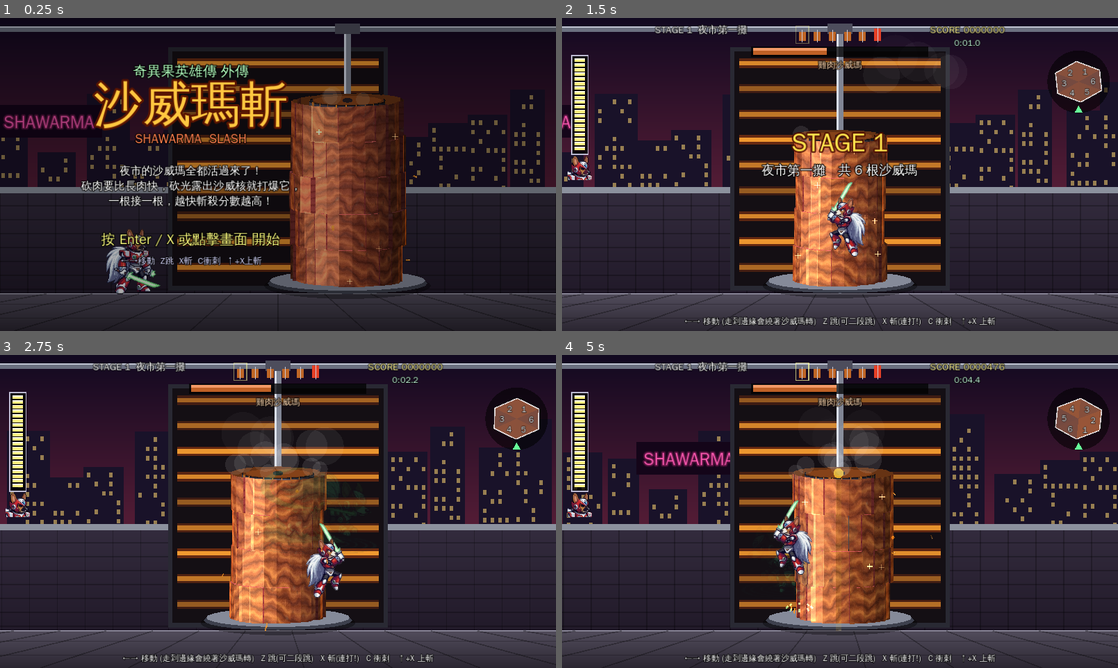
Above: before the commit, frames 1-4 (two rows, left to right).
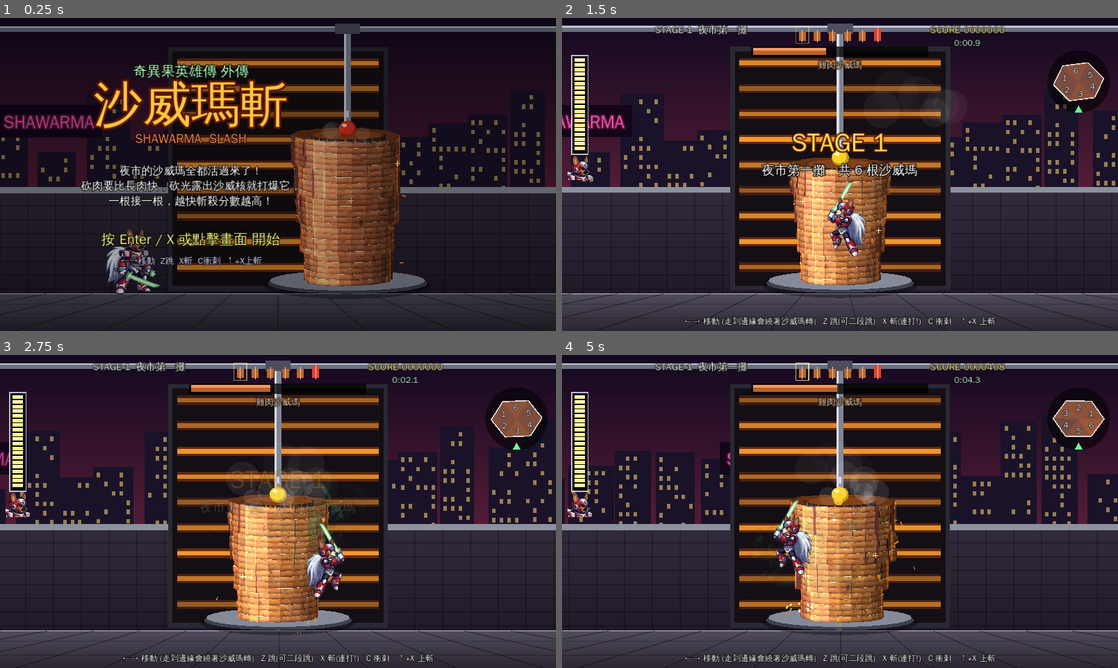
Above: after the commit, the same moments.

Repository: aa38aa38-oss/shawarma
Game: Godot game, scene res://main.tscn
Same seed, same stepped clock (60 frames per second), same inputs: the game is played once before the commit and once after it. Sound files missing from this copy of the repository are replaced by a short silence.
Inputs (mouse positions are in pixels of both pictures, inside the frame that each line leads up to):
- Up to frame 1 (0.25 s): no input
- Up to frame 2 (1.5 s): tap Enter (start) at 0.5, 0.8, 1.35 s; move the mouse to (962, 158) at 0.52 s; hold Right (move_right) 0.53-1.28 s; tap C (dash) at 0.6 s; click (962, 158) at 0.67 s; tap Z (jump) at 0.77, 1.07 s; move the mouse to (728, 190) at 1.27 s; hold Left (move_left) from 1.28 s (still down)
- Up to frame 3 (2.75 s): tap Z (jump) at 1.52, 1.55, 1.82 s; move the mouse to (333, 442) at 2.02 s; release Left (move_left) at 2.03 s; hold Right (move_right) from 2.03 s (still down); hold Z (jump) from 2.03 s (still down); tap C (dash) at 2.3 s
- Up to frame 4 (5 s): move the mouse to (812, 574) at 2.77 s; release Right (move_right) at 2.78 s; release Z (jump) at 2.78 s; hold Up (up) 2.78-3.53 s; tap X (attack) at 2.85 s; click (812, 574) at 2.92 s; tap Z (jump) at 3.02, 3.32, 4.52, 4.82 s; tap Enter (start) at 3.05, 4.35 s; move the mouse to (1006, 558) at 3.52 s; hold Z (jump) 3.53-4.28 s; hold Left (move_left) from 3.53 s (still down); tap C (dash) at 3.6, 4.55 s; move the mouse to (673, 464) at 4.27 s

The runs differ from the first frame. In frame 1, 7.2% of the frame differs, in the area x 52-75%, y 22-86%; in frame 2, 13%; in frame 3, 13%; in frame 4, 15%, in the area x 0-100%, y 2-92%.

Commit message:
沙威瑪變矮更好砍、光劍刀光重做、真實感薄肉片、背景跟著轉、開場故事
- 列高 62→50，空中斬範圍往上延伸、上斬更高，手機不用同時按▲也砍得到上面
- 光劍刀光改成新月形三層光 (光暈/綠色本體/白色刀芯) + 殘影 + 速度線 + 命中星形閃光，三段連斬各有不同軌跡
- 沙威瑪參考實拍：每列畫成 5 片凹凸不平的薄肉、上緣酥脆下緣陰影、蛋形輪廓、頂端插檸檬/番茄/辣椒，新的薄片貼圖
- 沙威瑪固定同一方向自轉；背景大樓、招牌、磁磚移動速度接近肉的表面，看起來整個場景一起轉
- 開場故事 4 格 (打字機文字，可跳過)；有 Gemini 圖就顯示圖，沒有就用遊戲畫面代替
- tools/gemini_art.py：用 Gemini API 生故事圖與肉貼圖 (開發時生成，金鑰不會進網頁版)

Co-Authored-By: Claude Opus 5.5 <noreply@anthropic.com>
Claude-Session: https://claude.ai/code/session_01FAFTkdLxboEmVjXREVHLLX

Diff:
--- a/game/scripts/main.gd
+++ b/game/scripts/main.gd
@@ -27,6 +27,14 @@
 	{"name": "沙威瑪工廠", "diff": 1.4, "queue": ["beef", "spicy", "beef", "chicken", "spicy", "beef", "spicy", "beef", "boss"]},
 ]
 
+## 開場故事 (圖片放 assets/story/story_1.png ~ story_4.png；沒有圖時用遊戲畫面代替)
+const STORY := [
+	"深夜的夜市，沙威瑪攤的烤爐突然發出奇怪的光……",
+	"烤肉柱裡的「沙威核」甦醒了！肉一直長、一直長，整條夜市快被沙威瑪淹沒了！",
+	"就在這時，吃貨柯基英雄——奇異果，穿上紅色戰甲、拔出光劍！",
+	"「砍得比長得快就對了！」　沙威瑪斬，開始！",
+]
+
 const ANIM_FALLBACK := {
 	"run": "idle", "fall": "jump", "jump": "idle", "slash2": "slash1", "slash3": "slash1", "slash1": "idle",
 	"upslash": "jump", "hurt": "idle", "win": "idle", "dash": "run", "die": "idle",
@@ -50,7 +58,10 @@
 var hud: Node2D
 var player_spr: Sprite2D
 
-var state := "title"      # title / play / clear / gameover / ending
+var state := "title"      # title / story / play / clear / gameover / ending
+var story_i := 0
+var story_chars := 0.0
+var story_imgs: Array = []
 var stage := 0
 var t := 0.0
 var state_t := 0.0
@@ -163,6 +174,9 @@
 	meat_tex = load("res://assets/shawarma/meat_surface.png")
 	raw_tex = load("res://assets/shawarma/meat_raw.png")
 	core_tex = load("res://assets/shawarma/core.png")
+	for i in STORY.size():
+		var path := "res://assets/story/story_%d.png" % (i + 1)
+		story_imgs.append(load(path) if ResourceLoader.exists(path) else null)
 	var f := FileAccess.open("res://assets/art.json", FileAccess.READ)
 	var data: Dictionary = JSON.parse_string(f.get_as_text())
 	var hero: Dictionary = data["hero"]
@@ -341,7 +355,32 @@
 				shaw.events.clear()
 				_meat_fx(dt)
 				if confirm:
+					story_i = 0
+					story_chars = 0.0
+					state = "story"
+					state_t = 0.0
+					if not bgm.playing:
+						bgm.play()
+			"story":
+				shaw.update(dt)
+				shaw.events.clear()
+				_meat_fx(dt)
+				shaw.core_phase = story_i == 1
+				story_chars += dt * 26.0
+				var txt: String = STORY[story_i]
+				if Input.is_action_just_pressed("dash"):
+					shaw.core_phase = false
 					_start_game()
+				elif confirm and state_t > 0.2:
+					if story_chars < txt.length():
+						story_chars = txt.length()
+					else:
+						story_i += 1
+						story_chars = 0.0
+						state_t = 0.0
+						if story_i >= STORY.size():
+							shaw.core_phase = false
+							_start_game()
 			"play":
 				stage_time += dt
 				_update_play(dt)
@@ -630,29 +669,46 @@
 	p_up_slash = Input.is_action_pressed("up")
 	var big := p_combo == 3
 	var rect: Rect2
+	var f := float(p_face)
+	var mid := p_pos + Vector2(f * 30.0, -75.0)
 	if p_up_slash:
-		rect = Rect2(p_pos.x - 60, p_pos.y - 235, 120, 180)
-		arcs.append({"c": p_pos + Vector2(0, -120), "r": 72.0, "a0": PI + 0.25, "a1": TAU - 0.25, "life": 0.18, "big": big})
+		# 升龍斬：從身體前下方往頭上劃一大圈
+		rect = Rect2(p_pos.x - 70, p_pos.y - 280, 140, 240)
+		_slash_fx(p_pos + Vector2(f * 10.0, -130.0), 95.0, PI * 0.9 if p_face > 0 else PI * 0.1, PI * 1.2 * f, 26.0, 0.22)
+	elif not p_floor:
+		# 空中斬：範圍往上延伸，跳起來就砍得到上面的肉
+		var w := 170.0 if big else 140.0
+		var x0 := p_pos.x - 25.0 if p_face > 0 else p_pos.x + 25.0 - w
+		rect = Rect2(x0, p_pos.y - 225.0, w, 235.0)
+		_slash_fx(mid + Vector2(f * 5.0, -25.0), 110.0 if big else 95.0, -PI * 0.5 - f * 0.9 if p_face > 0 else -PI * 0.5 + 0.9, 3.4 * f, 30.0 if big else 24.0, 0.2)
+	elif big:
+		# 第 3 段：迴旋大斬
+		rect = Rect2(p_pos.x - 150.0, p_pos.y - 190.0, 300.0, 195.0)
+		_slash_fx(p_pos + Vector2(0, -80.0), 115.0, -PI * 0.5, TAU * 0.95 * f, 34.0, 0.26)
+		flash_screen = maxf(flash_screen, 0.05)
 	else:
-		var w := 160.0 if big else 125.0
-		var h := 145.0 if big else 112.0
-		var x0 := p_pos.x - 15.0 if p_face > 0 else p_pos.x + 15.0 - w
-		rect = Rect2(x0, p_pos.y - h - 4.0, w, h)
-		var c := p_pos + Vector2(p_face * 25.0, -60.0)
-		var r := 85.0 if big else 64.0
-		if p_face > 0:
-			arcs.append({"c": c, "r": r, "a0": -1.4, "a1": 1.2, "life": 0.16, "big": big})
+		var w := 135.0
+		var x0 := p_pos.x - 20.0 if p_face > 0 else p_pos.x + 20.0 - w
+		rect = Rect2(x0, p_pos.y - 158.0, w, 160.0)
+		if p_combo == 1:
+			# 第 1 段：由上往下斜劈
+			_slash_fx(mid, 88.0, -PI * 0.5 - 0.5 * f if p_face > 0 else -PI * 0.5 + 0.5, 2.9 * f, 24.0, 0.18)
 		else:
-			arcs.append({"c": c, "r": r, "a0": PI - 1.2, "a1": PI + 1.4, "life": 0.16, "big": big})
+			# 第 2 段：由下往上反手掃
+			_slash_fx(mid + Vector2(0, -6), 84.0, PI * 0.5 + 0.2 if p_face > 0 else PI * 0.5 - 0.2, -2.9 * f, 22.0, 0.18)
 	_play("slash", -6.0, 0.85 if big else randf_range(1.0, 1.2))
 	if shaw == null or shaw_state != "fight":
 		return
 	var dmg := SLASH_DMG * (1.8 if big else 1.0)
 	var hits: Array = shaw.hit(rect, dmg, phi)
 	var removed := 0.0
+	var n_imp := 0
 	for h in hits:
 		var cc: Vector2 = h[0]
 		removed += float(h[1])
+		if n_imp < 3:
+			n_imp += 1
+			_particle("impact", cc + Vector2(randf_range(-8, 8), randf_range(-8, 8)), Vector2.ZERO, Color.WHITE, 26.0 if big else 18.0, 0.16)
 		# 肉汁噴出 + 肉塊飛出
 		for k in 2:
 			_particle("juice", cc, Vector2(randf_range(-90, 90) + p_face * 120.0, randf_range(-300, -60)), Color(0.78, 0.45, 0.1, 0.9), randf_range(2.0, 3.5), randf_range(0.4, 0.7))
@@ -675,6 +731,7 @@
 		combo_t = 1.2
 		_play("core", -2.0, randf_range(0.9, 1.1))
 		var hp := rect.intersection(shaw.core_rect()).get_center()
+		_particle("impact", hp, Vector2.ZERO, Color.WHITE, 34.0, 0.2)
 		for k in 10:
 			_particle("spark", hp, Vector2(randf_range(-260, 260), randf_range(-260, 100)), Color(1, 0.9, 0.4), 3.0, 0.35)
 		if shaw.core_hp <= 0:
@@ -713,7 +770,7 @@
 		if shaw.meat[i] < 15.0:
 			continue
 		var y := shaw.row_y(r) + randf() * ROW_H
-		var p := Vector2(shaw.cx + side * shaw.radius(shaw.meat[i]), y)
+		var p := Vector2(shaw.cx + side * shaw.radius(shaw.meat[i], r), y)
 		_particle("juice", p, Vector2(side * randf_range(60, 200), randf_range(-150, 10)), Color(0.8, 0.48, 0.12, 0.85), randf_range(1.6, 2.8), randf_range(0.4, 0.8))
 	# 蒸氣
 	steam_t -= dt
@@ -729,7 +786,7 @@
 		var a := shaw.col_angle(c, phi) + STEP * 0.5
 		if cos(a) < 0.1:
 			continue
-		var p := shaw.pp(shaw.radius(shaw.meat[c * shaw.nrow + r]), a, shaw.row_y(r) + ROW_H * 0.5)
+		var p := shaw.pp(shaw.radius(shaw.meat[c * shaw.nrow + r], r), a, shaw.row_y(r) + ROW_H * 0.5)
 		match String(e[0]):
 			"sprout":
 				# 肉芽冒出來：噗滋
@@ -755,6 +812,8 @@
 			p["s"] = float(p["s"]) + dt * 18.0
 		elif k == "chunk":
 			g = 1000.0
+		elif k == "impact":
+			g = 0.0
 		p["v"] = Vector2(p["v"]) + Vector2(0, g * dt)
 		p["p"] = Vector2(p["p"]) + Vector2(p["v"]) * dt
 		p["rot"] = float(p["rot"]) + float(p["vr"]) * dt
@@ -851,6 +910,14 @@
 
 const QUAD_IDX := [0, 1, 2, 0, 2, 3]
 
+
+## 上下兩種顏色的貼圖四邊形 (做出每片肉上亮下暗)
+func _quad_tex2(ci: CanvasItem, pts: Array, ct: Color, cb: Color, u0: float, u1: float, v0: float, v1: float, tex: Texture2D) -> void:
+	RenderingServer.canvas_item_add_triangle_array(ci.get_canvas_item(), PackedInt32Array(QUAD_IDX), PackedVector2Array(pts),
+		PackedColorArray([ct, ct, cb, cb]), PackedVector2Array([Vector2(u0, v0), Vector2(u1, v0), Vector2(u1, v1), Vector2(u0, v1)]),
+		PackedInt32Array(), PackedFloat32Array(), tex.get_rid())
+
+
 ## 貼圖四邊形。注意：draw_primitive 在 Godot 4.3 連續呼叫時會沿用第一張貼圖，所以直接用 RenderingServer
 func _quad_tex(ci: CanvasItem, pts: Array, col: Color, u0: float, u1: float, v0: float, v1: float, tex: Texture2D) -> void:
 	RenderingServer.canvas_item_add_triangle_array(ci.get_canvas_item(), PackedInt32Array(QUAD_IDX), PackedVector2Array(pts),
@@ -883,7 +950,7 @@
 func _draw_bg(ci: CanvasItem) -> void:
 	_quad_grad(ci, Vector2(-20, -20), Vector2(W + 20, -20), Vector2(W + 20, 330), Vector2(-20, 330), Color(0.05, 0.03, 0.12), Color(0.36, 0.12, 0.22))
 	var span := 26 * 74.0
-	var off := fposmod(-phi * 70.0, span)
+	var off := fposmod(-phi * 115.0, span)
 	for b in buildings:
 		var x := fposmod(float(b["x"]) + off, span) - 80.0
 		if x > W + 20:
@@ -898,13 +965,13 @@
 				rs = (rs * 1103515245 + 12345) & 0x7fffffff
 				if rs % 5 < 2:
 					ci.draw_rect(Rect2(wx, wy, 6, 8), Color(1.0, 0.85, 0.45, 0.55))
-	var nx := fposmod(220.0 - phi * 110.0, 1400.0) - 220.0
+	var nx := fposmod(220.0 - phi * 130.0, 1400.0) - 220.0
 	var glow := 0.75 + 0.25 * sin(t * 9.0) * (1.0 if fmod(t, 4.0) < 3.6 else 0.0)
 	ci.draw_rect(Rect2(nx - 6, 150, 182, 56), Color(0.08, 0.02, 0.1))
 	_text(ci, "SHAWARMA", nx + 85, 190, 30, Color(1.0, 0.35, 0.7, glow), 10, Color(1.0, 0.2, 0.6, 0.25 * glow))
 	var wall_top := 300.0
 	_quad_grad(ci, Vector2(-20, wall_top), Vector2(W + 20, wall_top), Vector2(W + 20, FLOOR_Y), Vector2(-20, FLOOR_Y), Color(0.2, 0.17, 0.24), Color(0.13, 0.1, 0.16))
-	var toff := fposmod(-phi * 120.0, 48.0)
+	var toff := fposmod(-phi * 140.0, 48.0)
 	for x in range(-48, int(W) + 48, 48):
 		ci.draw_line(Vector2(x + toff, wall_top), Vector2(x + toff, FLOOR_Y), Color(0, 0, 0, 0.25), 2)
 	for y in range(int(wall_top), int(FLOOR_Y), 24):
@@ -964,7 +1031,22 @@
 		var r0 := s.cell_radius(c * s.nrow)
 		ci.draw_primitive(PackedVector2Array([capc, s.pp(r0, a0, s.top), s.pp(r0, a0 + STEP, s.top)]), capcol, PackedVector2Array())
 	_ellipse(ci, capc, s.r_core * 0.9, s.r_core * 0.9 * Shawarma.ELL, Color(0.52, 0.26, 0.1))
-	_ellipse(ci, capc, 9, 4, Color(0.15, 0.12, 0.14))
+	# 頂端插一顆檸檬 / 番茄 / 辣椒 (真的沙威瑪攤會這樣放)
+	var top_col := Color(1.0, 0.82, 0.15)
+	if s.kind == "beef":
+		top_col = Color(0.9, 0.2, 0.12)
+	elif s.kind == "spicy":
+		top_col = Color(0.95, 0.1, 0.05)
+	var tr := 20.0 if s.is_boss else 15.0
+	var tp := capc + Vector2(0, -tr + 4)
+	if s.kind == "spicy":
+		_ellipse(ci, tp + Vector2(0, -4), 7, tr + 2, top_col)
+		ci.draw_line(tp + Vector2(0, -tr - 4), tp + Vector2(4, -tr - 12), Color(0.2, 0.6, 0.15), 4)
+	else:
+		_ellipse(ci, tp, tr, tr * 0.92, top_col.darkened(0.25))
+		_ellipse(ci, tp + Vector2(-1.5, -1.5), tr - 2.5, tr * 0.92 - 2.5, top_col)
+		_ellipse(ci, tp + Vector2(-tr * 0.35, -tr * 0.4), tr * 0.28, tr * 0.2, Color(1, 1, 0.9, 0.85))
+	ci.draw_rect(Rect2(cx - 3, tp.y - tr - 16, 6, 12), Color(0.8, 0.82, 0.88))
 
 	var pulse := 0.5 + 0.5 * sin(t * (10.0 if s.core_phase else 3.0))
 	var vtot := 6.0 * ROW_H   # 貼圖高度代表 6 列
@@ -1022,11 +1104,34 @@
 			var rn := s.cell_radius(nc * s.nrow + r)
 			if rn < rad - 0.5:
 				_quad_tex(ci, [s.pp(rn, sa, yt), s.pp(rad, sa, yt), s.pp(rad, sa, yb), s.pp(rn, sa, yb)], Color(light * 0.75, light * 0.6, light * 0.6), u0, u0 + 0.01, v0, v1, raw_tex)
-			# 正面：烤肉貼圖 + 生肉疊上去
-			var front := [s.pp(rad, a0, yt), s.pp(rad, a1, yt), s.pp(rad, a1, yb), s.pp(rad, a0, yb)]
-			_quad_tex(ci, front, col, u0, u1, v0, v1, meat_tex)
-			if raw_a > 0.03:
-				_quad_tex(ci, front, raw_col, u0, u1, v0, v1, raw_tex)
+			# 正面：一片一片疊起來的薄肉，邊緣凹凸不平 (參考真的沙威瑪)
+			var c1 := (c + 1) % NCOL
+			var shh := ROW_H / Shawarma.SLICES
+			var jag_amp := 7.0 * clampf(tt * 1.5, 0.2, 1.0)
+			var prev0 := 0.0
+			var prev1 := 0.0
+			for k in Shawarma.SLICES:
+				var kk := r * Shawarma.SLICES + k
+				var j0 := s.slice_jag(c, kk)
+				var j1 := s.slice_jag(c1, kk)
+				var r0 := rad + j0 * jag_amp
+				var r1 := rad + j1 * jag_amp
+				var ys := yt + k * shh
+				var ye := ys + shh
+				var vs := v0 + (v1 - v0) * k / Shawarma.SLICES
+				var ve := vs + (v1 - v0) / Shawarma.SLICES
+				var br := 1.0 + (j0 + j1) * 0.18
+				var ctop := Color(col.r * br * 1.18, col.g * br * 1.12, col.b * br * 1.0)   # 上緣烤得酥脆金黃
+				var cbot := Color(col.r * br * 0.62, col.g * br * 0.55, col.b * br * 0.5)  # 下緣是片與片之間的陰影
+				# 這片比上一片凸出來 → 看得到它的頂面
+				if k > 0 and (r0 > prev0 + 1.0 or r1 > prev1 + 1.0):
+					_quad(ci, [s.pp(minf(prev0, r0), a0, ys), s.pp(minf(prev1, r1), a1, ys), s.pp(r1, a1, ys), s.pp(r0, a0, ys)], ctop.lightened(0.12))
+				var sl := [s.pp(r0, a0, ys), s.pp(r1, a1, ys), s.pp(r1, a1, ye), s.pp(r0, a0, ye)]
+				_quad_tex2(ci, sl, ctop, cbot, u0, u1, vs, ve, meat_tex)
+				if raw_a > 0.03:
+					_quad_tex2(ci, sl, Color(light * 1.05, light, light, raw_a), Color(light * 0.7, light * 0.6, light * 0.6, raw_a), u0, u1, vs, ve, raw_tex)
+				prev0 = r0
+				prev1 = r1
 			if cm > 0.3:
 				# 生肉表面冒泡泡 (長肉中)
 				if s.fresh[i] > 0.25:
@@ -1174,12 +1279,77 @@
 		_text(ci, String(p["s"]), Vector2(p["p"]).x, Vector2(p["p"]).y, int(p["size"]), c, 5, Color(0, 0, 0, 0.8 * a))
 
 
+## 光劍刀光：粗的新月形，快速劃開再淡出 (三層：外光暈 / 綠色本體 / 白色刀芯)
+func _slash_fx(c: Vector2, r: float, a0: float, sweep: float, w: float, life: float) -> void:
+	life *= 1.3
+	w *= 1.35
+	arcs.append({"c": c, "r": r, "a0": a0, "sweep": sweep, "w": w, "life": life, "max": life, "echo": 0.0})
+	# 殘影：稍微落後、大一點、比較淡
+	arcs.append({"c": c, "r": r * 1.12, "a0": a0 - sweep * 0.08, "sweep": sweep, "w": w * 0.7, "life": life * 1.25, "max": life * 1.25, "echo": 1.0})
+
+
+func _draw_crescent(ci: CanvasItem, a: Dictionary) -> void:
+	var p := 1.0 - float(a["life"]) / float(a["max"])
+	var reveal := 1.0 - pow(1.0 - clampf(p / 0.4, 0.0, 1.0), 3.0)
+	var fade := 1.0 if p < 0.4 else clampf((1.0 - p) / 0.6, 0.0, 1.0)
+	var tail := maxf(0.0, reveal - 0.95)
+	var c: Vector2 = a["c"]
+	var r := float(a["r"]) * (1.0 + 0.08 * p)
+	var a0 := float(a["a0"])
+	var sweep := float(a["sweep"])
+	var w := float(a["w"])
+	var n := 26
+	for layer in 3:
+		var ws: float = [2.6, 1.15, 0.42][layer]
+		var base: Color = [Color(0.1, 0.9, 0.35, 0.55), Color(0.4, 1.0, 0.5, 1.0), Color(1, 1, 1, 1)][layer]
+		if float(a.get("echo", 0.0)) > 0.0:
+			base.a *= 0.35
+		var pts := PackedVector2Array()
+		var cols := PackedColorArray()
+		var idx := PackedInt32Array()
+		for k in n + 1:
+			var u := float(k) / n
+			var tu := lerpf(tail, reveal, u)
+			var ang := a0 + sweep * tu
+			var th := w * ws * pow(u, 0.6) * (1.0 - pow(u, 10.0) * 0.6)
+			var d := Vector2(cos(ang), sin(ang))
+			# 新月：外緣在半徑上，內緣往圓心縮 → 中間最粗
+			pts.append(c + d * (r + th * 0.35))
+			pts.append(c + d * (r - th * 0.65))
+			var col := base
+			col.a *= fade * pow(u, 0.8)
+			cols.append(col)
+			cols.append(col)
+			if k > 0:
+				var i := k * 2
+				idx.append_array([i - 2, i - 1, i, i - 1, i + 1, i])
+		RenderingServer.canvas_item_add_triangle_array(ci.get_canvas_item(), idx, pts, cols)
+	# 刀尖的速度線
+	if p < 0.5:
+		var ang := a0 + sweep * reveal
+		var d := Vector2(cos(ang), sin(ang))
+		var tg := Vector2(-d.y, d.x) * signf(sweep)
+		for j in 3:
+			var o := c + d * (r + (j - 1) * w * 0.4)
+			ci.draw_line(o, o - tg * (30.0 + j * 12.0) * (1.0 - p * 2.0), Color(0.8, 1.0, 0.85, 0.7 * (1.0 - p * 2.0)), 2.0)
+
+
 func _draw_fx_add(ci: CanvasItem) -> void:
 	for a in arcs:
-		var al := float(a["life"]) / 0.16
-		var w := 16.0 if a["big"] else 9.0
-		ci.draw_arc(Vector2(a["c"]), float(a["r"]), float(a["a0"]), float(a["a1"]), 24, Color(0.2, 0.9, 0.4, 0.6 * al), w + 12.0)
-		ci.draw_arc(Vector2(a["c"]), float(a["r"]), float(a["a0"]), float(a["a1"]), 24, Color(0.8, 1.0, 0.85, al), w)
+		_draw_crescent(ci, a)
+	for p in particles:
+		if p["k"] == "impact":
+			# 命中的星形閃光
+			var k := 1.0 - float(p["life"]) / float(p["max"])
+			var pos := Vector2(p["p"])
+			var sz := float(p["s"]) * (0.6 + k * 1.2)
+			var al := 1.0 - k
+			for j in 4:
+				var ang := float(p["rot"]) + j * PI * 0.5
+				var d := Vector2(cos(ang), sin(ang))
+				ci.draw_line(pos - d * sz, pos + d * sz, Color(0.6, 1.0, 0.7, al * 0.8), 5.0 * al + 1.0)
+				ci.draw_line(pos - d * sz * 0.6, pos + d * sz * 0.6, Color(1, 1, 1, al), 2.0)
+			ci.draw_circle(pos, sz * 0.35 * al + 2.0, Color(1, 1, 0.9, al))
 	for p in particles:
 		if p["k"] == "spark":
 			var c: Color = p["c"]
@@ -1203,6 +1373,9 @@
 func _draw_hud(ci: CanvasItem) -> void:
 	if state == "title":
 		_draw_title(ci)
+		return
+	if state == "story":
+		_draw_story(ci)
 		return
 	# HP
 	var hx := 22.0
@@ -1306,6 +1479,42 @@
 		_text(ci, str(f + 1), lc.x, lc.y + 6, 14, Color(1, 1, 1), 3)
 	var pm := mc + Vector2(0, mr * 0.8 + 14)
 	ci.draw_colored_polygon(PackedVector2Array([pm + Vector2(0, -8), pm + Vector2(-7, 4), pm + Vector2(7, 4)]), Color(0.4, 1, 0.6))
+
+
+func _draw_story(ci: CanvasItem) -> void:
+	var img = story_imgs[story_i]
+	var fade := clampf(state_t * 3.0, 0.0, 1.0)
+	if img != null:
+		var tx: Texture2D = img
+		var sc := minf(W / tx.get_width(), H / tx.get_height())
+		var sz := Vector2(tx.get_width(), tx.get_height()) * sc
+		ci.draw_rect(Rect2(0, 0, W, H), Color(0, 0, 0))
+		# 慢慢推近 (Ken Burns)
+		var zoom := 1.0 + 0.04 * minf(state_t, 6.0) / 6.0
+		var dsz := sz * zoom
+		ci.draw_texture_rect(tx, Rect2((Vector2(W, H) - dsz) * 0.5, dsz), false, Color(1, 1, 1, fade))
+	else:
+		# 沒有 Gemini 圖時：用遊戲畫面 + 大張主角代替
+		var tints := [Color(0.05, 0.02, 0.15, 0.55), Color(0.3, 0.02, 0.02, 0.35), Color(0.0, 0.05, 0.1, 0.6), Color(0.0, 0.1, 0.05, 0.5)]
+		ci.draw_rect(Rect2(0, 0, W, H), tints[story_i])
+		if story_i >= 2:
+			var key := "idle" if story_i == 2 else _resolve_anim("slash3")
+			var fr: Dictionary = anims[key]["frames"][0]
+			var tx: Texture2D = fr["tex"]
+			var h := 300.0
+			var sc := h / tx.get_height()
+			var x := 300.0 + (1.0 - fade) * -60.0
+			ci.draw_texture_rect(tx, Rect2(x - float(fr["ax"]) * tx.get_width() * sc, 430.0 - h, tx.get_width() * sc, h), false, Color(1, 1, 1, fade))
+	# 文字框
+	ci.draw_rect(Rect2(40, 410, W - 80, 104), Color(0, 0, 0, 0.72))
+	ci.draw_rect(Rect2(40, 410, W - 80, 104), Color(1, 0.85, 0.4, 0.8), false, 2.0)
+	var txt: String = STORY[story_i]
+	var shown := txt.substr(0, int(story_chars))
+	ci.draw_string(font, Vector2(64, 450), shown, HORIZONTAL_ALIGNMENT_LEFT, W - 128, 22, Color(1, 1, 1))
+	if story_chars >= txt.length():
+		_text(ci, "▼", W - 70, 500, 16, Color(1, 0.9, 0.4, 0.5 + 0.5 * sin(t * 6)), 3)
+	_text(ci, "點擊 / X 繼續　　C 跳過", W - 120, 30, 14, Color(1, 1, 1, 0.7), 3)
+	_text(ci, "%d / %d" % [story_i + 1, STORY.size()], 60, 30, 14, Color(1, 1, 1, 0.7), 3)
 
 
 func _draw_title(ci: CanvasItem) -> void:
--- a/game/scripts/shawarma.gd
+++ b/game/scripts/shawarma.gd
@@ -8,7 +8,8 @@
 const NCOL := 24
 const STEP := TAU / NCOL
 const MEAT_MAX := 100.0
-const ROW_H := 62.0
+const ROW_H := 50.0
+const SLICES := 5          # 每一列畫成 5 片薄肉 (像真的沙威瑪一片片疊起來)
 const COLS_PER_FACE := 4
 const ELL := 0.13
 
@@ -67,7 +68,7 @@
 	r_core = float(info["r_core"])
 	r_max = float(info["r_max"])
 	growth = float(info["growth"]) * diff
-	spin_speed = float(info["spin"]) * (0.75 + 0.25 * diff) * (1.0 if randf() < 0.6 else -1.0)
+	spin_speed = float(info["spin"]) * (0.75 + 0.25 * diff)
 	seed_delay = float(info["seed"]) / diff
 	grease = float(info["grease"]) / diff
 	core_hp_max = int(info["core_hp"])
@@ -98,8 +99,21 @@
 
 
 # ---------------- 幾何 ----------------
-func radius(m: float) -> float:
-	return r_core + (r_max - r_core) * m / MEAT_MAX
+## 肉的輪廓：上面寬、下面收窄的「蛋形」(像真的沙威瑪)
+func profile(y: float) -> float:
+	var f := clampf((y - top) / (bot - top), 0.0, 1.0)
+	return 0.9 + 0.16 * sin(PI * minf(1.0, f + 0.2)) - 0.2 * f * f
+
+
+func radius(m: float, r: int = -1) -> float:
+	var pr := profile(row_y(r) + ROW_H * 0.5) if r >= 0 else 1.0
+	return r_core + (r_max * pr - r_core) * m / MEAT_MAX
+
+
+## 每一片薄肉邊緣凹凸不平 (固定在肉上，跟著轉)
+func slice_jag(c: int, k: int) -> float:
+	var h := sin(c * 12.9898 + k * 78.233) * 43758.5453
+	return (h - floor(h)) - 0.5
 
 
 func row_y(r: int) -> float:
@@ -116,7 +130,7 @@
 
 
 func cell_radius(i: int) -> float:
-	return radius(meat[i]) + bulge[i] * 7.0 if meat[i] > 0.0 else r_core
+	return radius(meat[i], i % nrow) + bulge[i] * 7.0 if meat[i] > 0.0 else r_core
 
 
 # ---------------- 數值 ----------------
@@ -212,7 +226,7 @@
 			var i := c * nrow + r
 			if meat[i] <= 0.0:
 				continue
-			var rad := radius(meat[i])
+			var rad := radius(meat[i], r)
 			var xa := cx + rad * sin(a0)
 			var xb := cx + rad * sin(a0 + STEP)
 			var cell := Rect2(minf(xa, xb), row_y(r) + ELL * rad * cm, absf(xb - xa), ROW_H)
Binary file changed: game/assets/font.ttf
Binary file changed: game/assets/shawarma/meat_raw.png
Binary file changed: game/assets/shawarma/meat_surface.png
Not shown, changed: docs/index.pck
